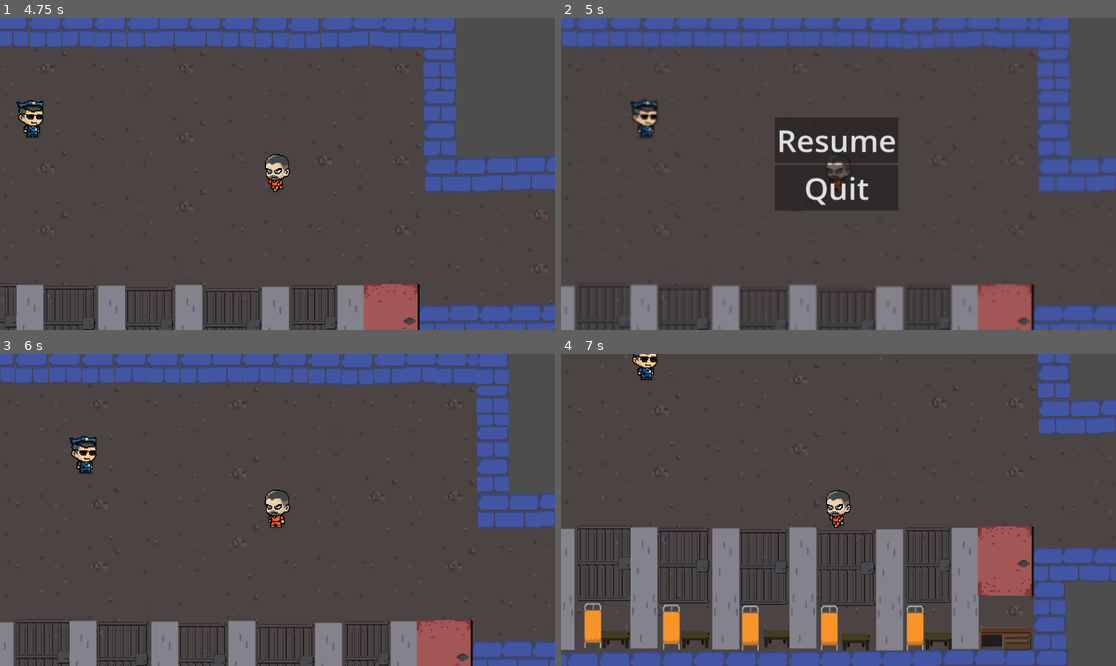
Above: before the commit, frames 1-4 (two rows, left to right).
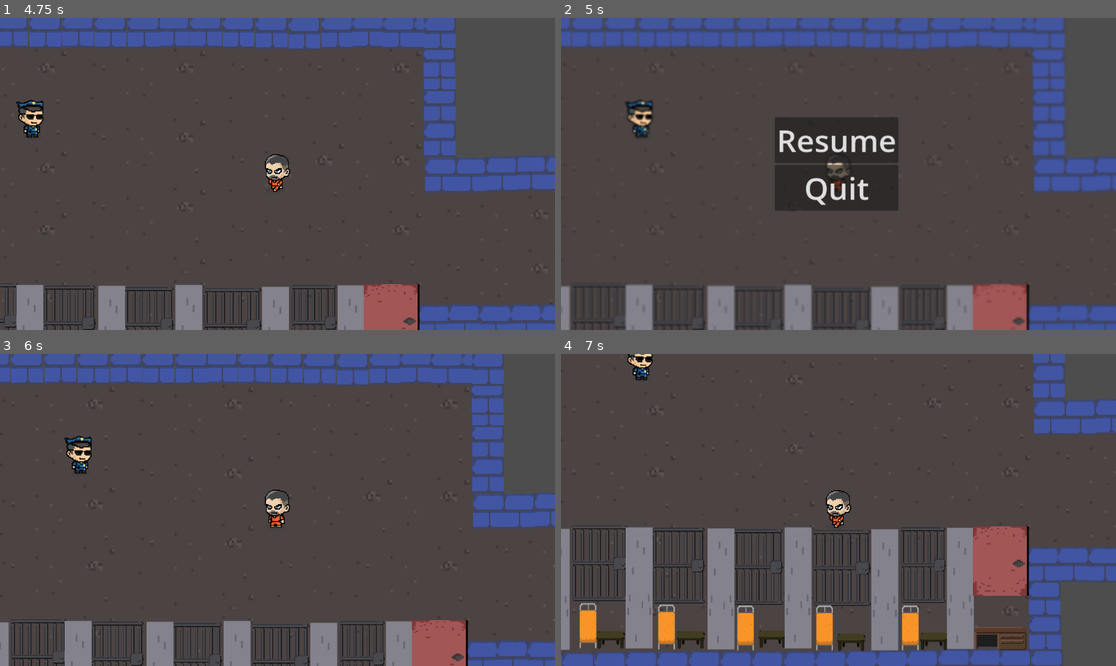
Above: after the commit, the same moments.

Repository: PrisonEscapeGame/main
Game: Godot game, scene res://main.tscn
Same seed, same stepped clock (60 frames per second), same inputs: the game is played once before the commit and once after it.
Inputs (mouse positions are in pixels of both pictures, inside the frame that each line leads up to):
- Up to frame 1 (4.75 s): click "Play" at 0.5 s; tap Enter at 1.25 s; move the mouse to (399, 158) at 1.27 s; hold D (move_right) 1.28-2.03 s; hold E (Speak) 1.28-2.03 s; move the mouse to (166, 189) at 2.02 s; hold S (move_down) 2.03-2.78 s; tap E (Speak) at 2.1, 3.6 s; move the mouse to (333, 105) at 2.77 s; hold D (move_right) 2.78-3.53 s; hold E (Speak) 2.78-3.53 s; move the mouse to (249, 236) at 3.52 s; hold W (move_up) 3.53-4.28 s; move the mouse to (444, 220) at 4.27 s; hold A (move_left) from 4.28 s (still down); hold E (Speak) from 4.28 s (still down)
- Up to frame 2 (5 s): keep holding A (move_left); keep holding E (Speak); tap Escape (pause) at 4.9 s
- Up to frame 3 (6 s): move the mouse to (111, 463) at 5.02 s; release E (Speak) at 5.03 s; tap E (Speak) at 5.1 s; release A (move_left) at 5.75 s; click "Resume" at 5.75 s
- Up to frame 4 (7 s): tap Space at 6.5 s; move the mouse to (866, 510) at 6.52 s; hold S (move_down) from 6.53 s (still down); hold E (Speak) from 6.53 s (still down)

Frame 1 is identical in both runs. In frame 2, 5.5% of the frame differs, in the area x 0-100%, y 0-100%; in frame 3, 6.8%; in frame 4, 12%.

Commit message:
Fixes + Dialogue opens with E and closes with ESC (still bugged)

Diff:
--- a/Main.gd
+++ b/Main.gd
@@ -1,18 +1,17 @@
 extends Node
 
 var paused = false
-#var checkDialogue = get_node("yourNode").get("yourVariable")
-@onready var guardTalk = $"res://guard_talk.gd"
-#var checkDialogue = guardTalk.activeDialogue
+var canvasVisibility = true
 
 func play_game():
 	$Player2/FollowCam/PauseMenu.hide()
 	$Player2.start($StartPosition.position)
 	$StartTimer.start()
 
-func _process(delta):
-	if Input.is_action_just_pressed("pause"): #and checkDialogue == false:
+func _input(event):
+	if event.is_action_pressed("pause") and canvasVisibility == false:
 		pauseMenu()
+		print(canvasVisibility, " pausemenu")
 
 func pauseMenu():
 	if paused:
@@ -23,3 +22,8 @@
 		Engine.time_scale = 0
 
 	paused = !paused
+
+
+func _on_canvas_chat_visibility_changed():
+	canvasVisibility = !canvasVisibility
+	print("main: ", canvasVisibility)
--- a/canvas_chat.gd
+++ b/canvas_chat.gd
@@ -10,8 +10,8 @@
 func start():
 	show()
 
-
 func _on_input_text_submitted(new_text):
 	sendText.send_text(new_text)
 	var input_response = InputResponse.instantiate()
+	input_response.set_text(new_text, "response")
 	text_history.add_child(input_response)
--- a/canvas_chat.tscn
+++ b/canvas_chat.tscn
@@ -37,6 +37,7 @@
 
 [node name="TextHistory" type="VBoxContainer" parent="PanelContainer/MarginContainer/VBoxContainer/TextArea/ScrollContainer"]
 layout_mode = 2
+theme_override_constants/separation = 20
 
 [node name="ChatArea" type="PanelContainer" parent="PanelContainer/MarginContainer/VBoxContainer"]
 custom_minimum_size = Vector2(0, 150)
--- a/guard_2.tscn
+++ b/guard_2.tscn
@@ -47,7 +47,7 @@
 
 [node name="Area2D" type="Area2D" parent="."]
 collision_layer = 16
-collision_mask = 2
+collision_mask = 16
 script = ExtResource("5_2002w")
 
 [node name="CollisionShape2D" type="CollisionShape2D" parent="Area2D"]
--- a/guard_talk.gd
+++ b/guard_talk.gd
@@ -4,24 +4,26 @@
 var activeDialogue = false
 
 func _input(event):
-	if event.is_action_pressed("Speak") and len(get_overlapping_bodies()) > 1:
-		pauseGame()
-		if activeDialogue == true:
-			use_dialogue()
-			print(get_overlapping_bodies())
-			$"../Timer".stop()
-			$"..".setCurrentState()
-		else:
-			$"../Timer".start()
-			$"../../CanvasChat".hide()
+	if event.is_action_pressed("Speak") and len(get_overlapping_bodies()) > 0 and activeDialogue == false:
+		changeDialogueStatus()
+		use_dialogue()
+		print(get_overlapping_bodies())
+		$"../Timer".stop()
+		$"..".setCurrentState()
+	if event.is_action_pressed("pause") and activeDialogue == true:
+		$"../Timer".start()
+		$"../../CanvasChat".hide()
+		changeDialogueStatus()
 
-func pauseGame():
+
+func changeDialogueStatus():
 	if activeDialogue:
 		Engine.time_scale = 1
 	else:
 		Engine.time_scale = 0
 
 	activeDialogue = !activeDialogue
+	print("guard: ", activeDialogue)
 
 func use_dialogue():
 	var dialogue = $"../../CanvasChat"
--- /dev/null
+++ b/input_response.gd
@@ -0,0 +1,5 @@
+extends VBoxContainer
+
+func set_text(input, response):
+	$InputHistory.text = input
+	$Response.text = response
--- a/input_response.tscn
+++ b/input_response.tscn
@@ -1,6 +1,9 @@
-[gd_scene format=3 uid="uid://cmdborcgourf0"]
+[gd_scene load_steps=2 format=3 uid="uid://cmdborcgourf0"]
+
+[ext_resource type="Script" path="res://input_response.gd" id="1_6mwuy"]
 
 [node name="InputResponse" type="VBoxContainer"]
+script = ExtResource("1_6mwuy")
 
 [node name="InputHistory" type="Label" parent="."]
 layout_mode = 2
--- a/main.tscn
+++ b/main.tscn
@@ -354,9 +354,11 @@
 
 [node name="Guard2" parent="." instance=ExtResource("3_bw0sh")]
 position = Vector2(554, 426)
+collision_layer = 1
 
 [node name="Player2" parent="." instance=ExtResource("2_fdhs6")]
 position = Vector2(687, 433)
+collision_layer = 23
 
 [node name="FollowCam" type="Camera2D" parent="Player2"]
 scale = Vector2(1.0022, 0.991689)
@@ -383,3 +385,4 @@
 position = Vector2(1620, 608)
 
 [connection signal="play_game" from="HUD" to="." method="play_game"]
+[connection signal="visibility_changed" from="CanvasChat" to="." method="_on_canvas_chat_visibility_changed"]
--- a/player2.tscn
+++ b/player2.tscn
@@ -26,7 +26,7 @@
 size = Vector2(53, 79)
 
 [node name="Player2" type="CharacterBody2D"]
-collision_layer = 5
+collision_layer = 21
 collision_mask = 31
 script = ExtResource("1_nmb2c")
 metadata/_edit_group_ = true
